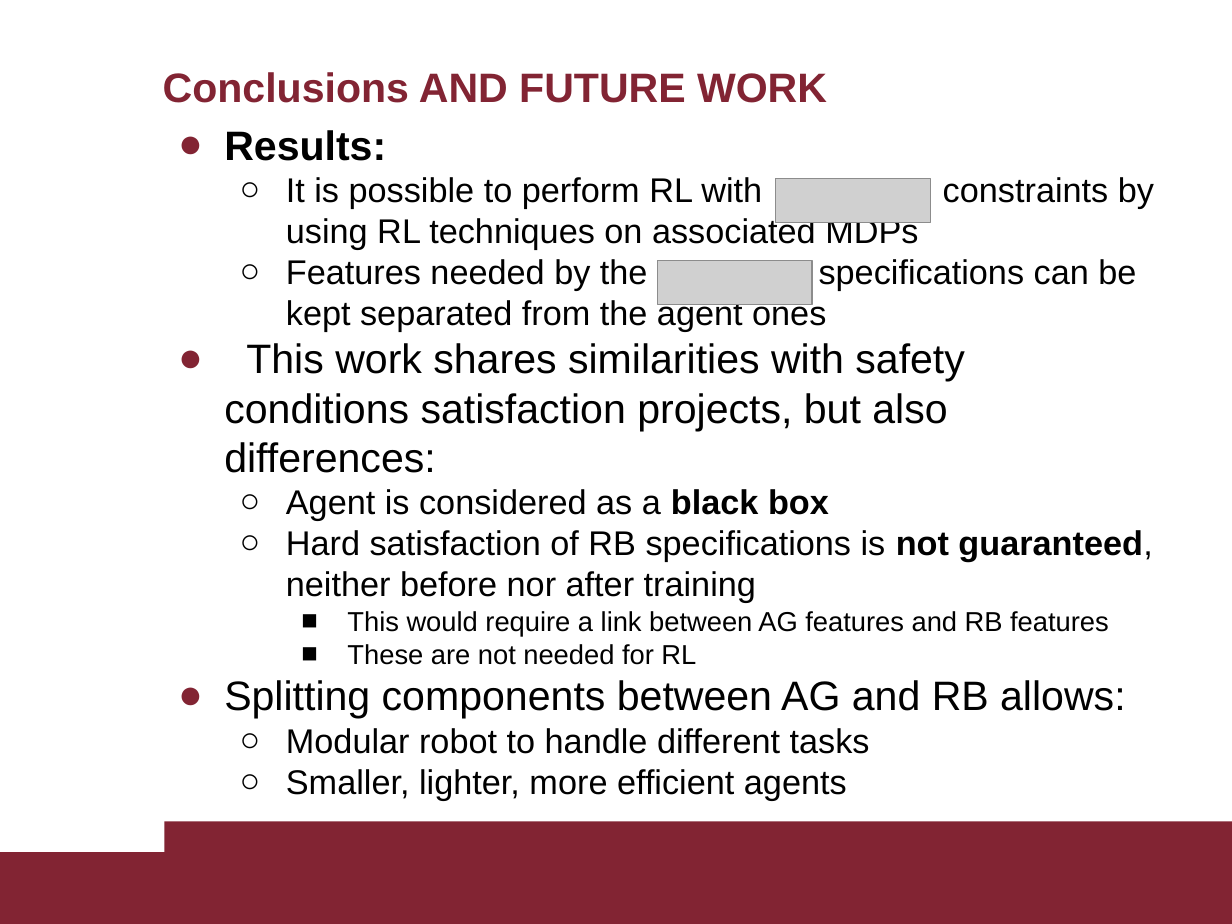
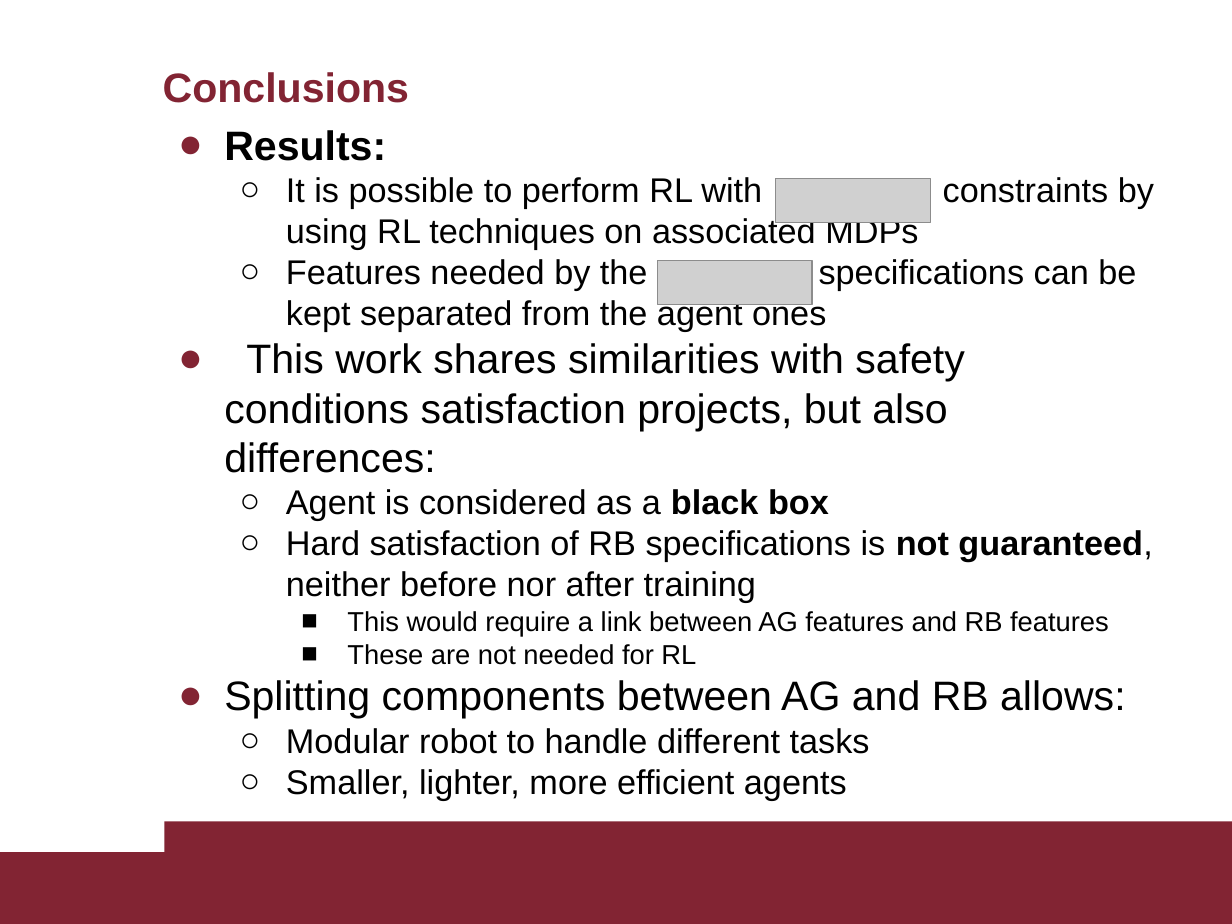
Before and after one commit to Nicodman/Reasoning_Agents_2020, a slide deck: slide 10 of Resogning_Agents.pptx (slide 13 before the commit). Drawn at 1232x924 pixels with LibreOffice and Linux fonts; fonts in the diff are those of the drawing; grey boxes stand for pictures. Boxes give left, top, right and bottom in pixels: in the first picture for what was removed or moved away, otherwise in the second. Text is boxed around its words. In the diff, an @@ line names an element or a change of style, - is before the commit and + after.

```diff
--- a/Resogning_Agents.pptx
+++ b/Resogning_Agents.pptx
@@ title at box(163, 72, 409, 103): text changed @@
-Conclusions AND FUTURE WORK
+Conclusions
```
Also in this commit, not shown: 3 other slides changed, 6 slides added, 9 slides removed, 12 other files.
